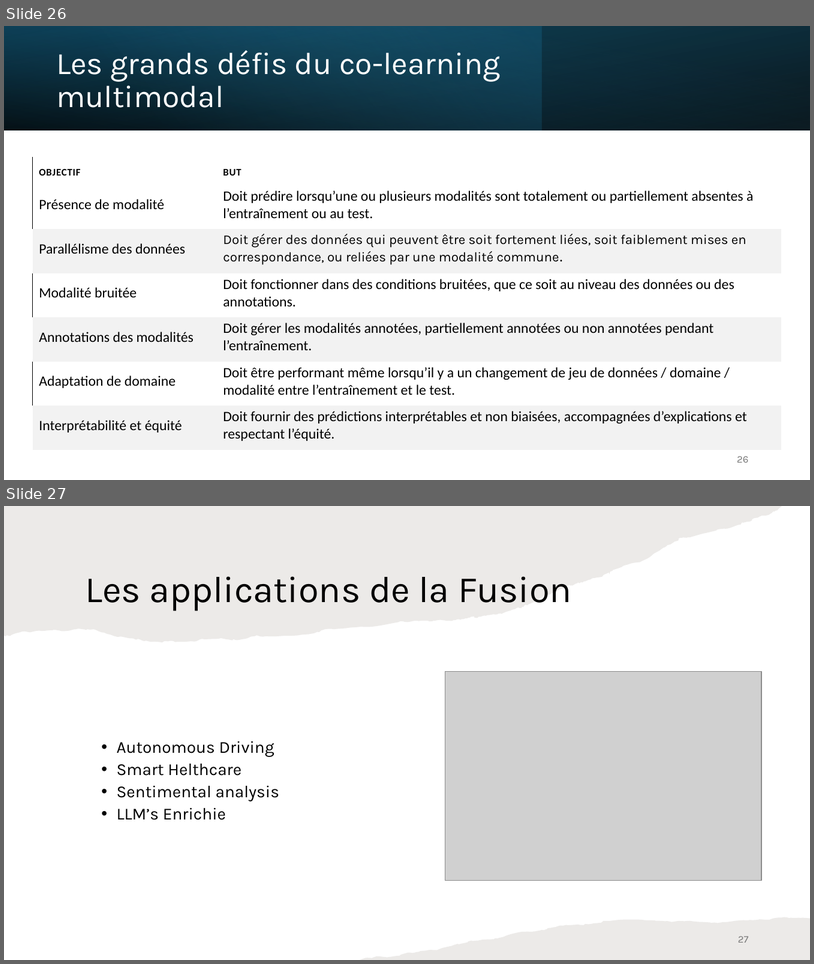
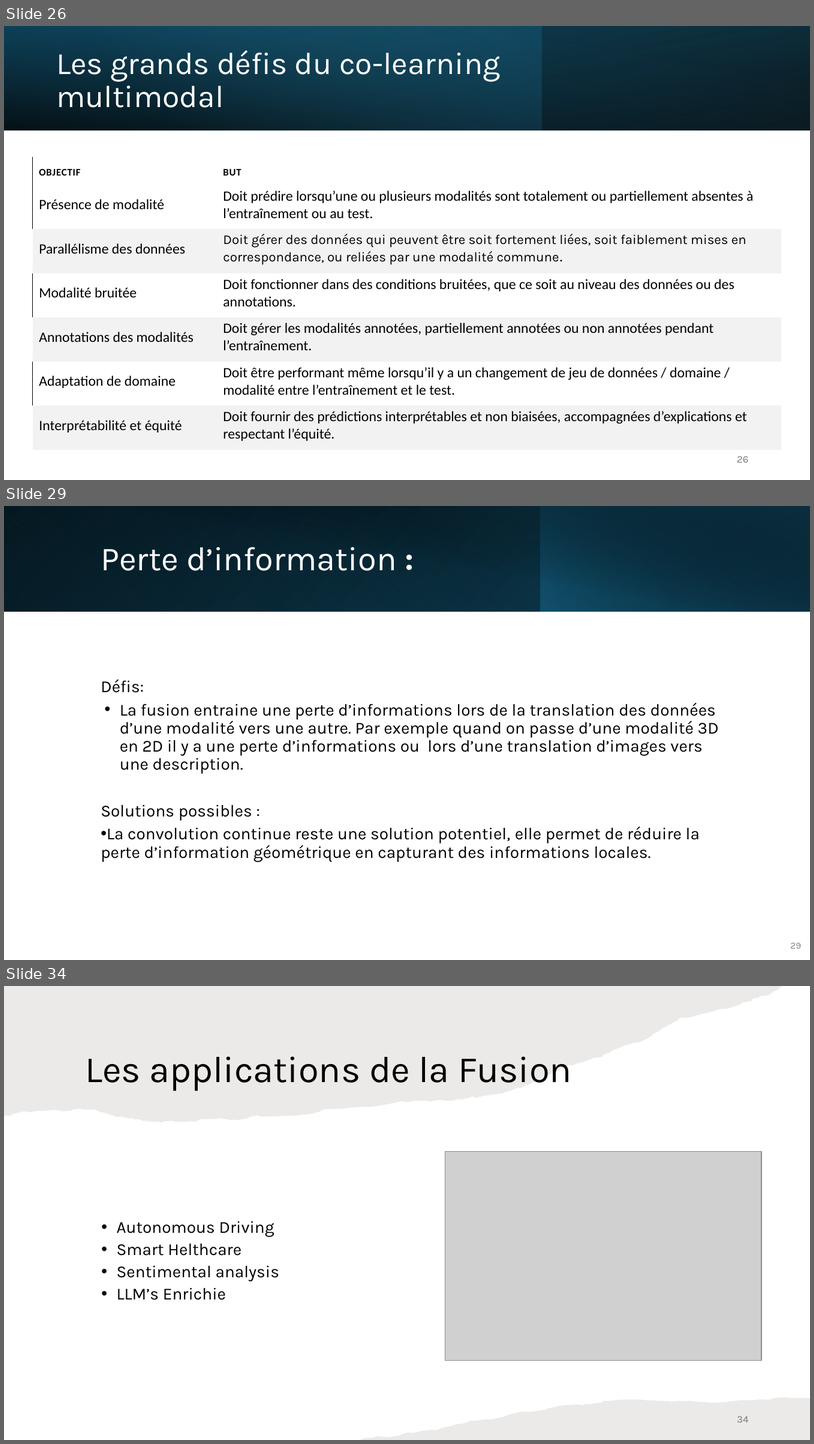
Before and after one commit to IzowRM/Stage-Cetic, a slide deck: Doc Slide/Presentation_du_27_01.pptx. Shown one above the other, each under a label of ours: slides 26 and 27 before the commit, slides 26, 29 and 34 after it; the slides between them are not shown. The pictures are 814x964 and 814x1444 pixels, drawn with LibreOffice and Linux fonts; fonts in the diff are those of the drawing; grey boxes stand for pictures. Boxes give left, top, right and bottom in pixels: in the first picture for what was removed or moved away, otherwise in the second. Text is boxed around its words. In the diff, an @@ line names an element or a change of style, - is before the commit and + after.

```diff
--- a/Doc Slide/Presentation_du_27_01.pptx
+++ b/Doc Slide/Presentation_du_27_01.pptx
@@ slide 29 added at [4,506,810,960], background #FFFFFF @@
@@ rectangle added at [4,506,810,611], fill gradient #000000 to #104862 @@
@@ rectangle added at [4,506,541,611], fill gradient #156082 to #0B3041 @@
@@ rectangle added at [34,506,810,612], fill gradient #000000 to #0B3041 @@
@@ rectangle added at [540,506,810,611], fill gradient #156082 to #000000 @@
@@ title added at [101,547,397,571], 40 pt, text #FFFFFF @@
+Perte d’information :
@@ text added at [101,679,719,862], 20 pt, text #000000 @@
+Défis:
+• La fusion entraine une perte d’informations lors de la translation des données d’une modalité vers une autre. Par exemple quand on passe d’une modalité 3D en 2D il y a une perte d’informations ou lors d’une translation d’images vers une description.
+Solutions possibles :
+• La convolution continue reste une solution potentiel, elle permet de réduire la perte d’information géométrique en capturant des informations locales.
@@ page number added at [791,942,801,948], 11 pt, text #808080 @@
+29
@@ what was slide 27 is now slide 34 @@
@@ page number at [737,1416,749,1422]: text changed @@
-27
+34
```
Also in this commit, not shown: 2 slides changed, 6 other slides added, 3 other files.
